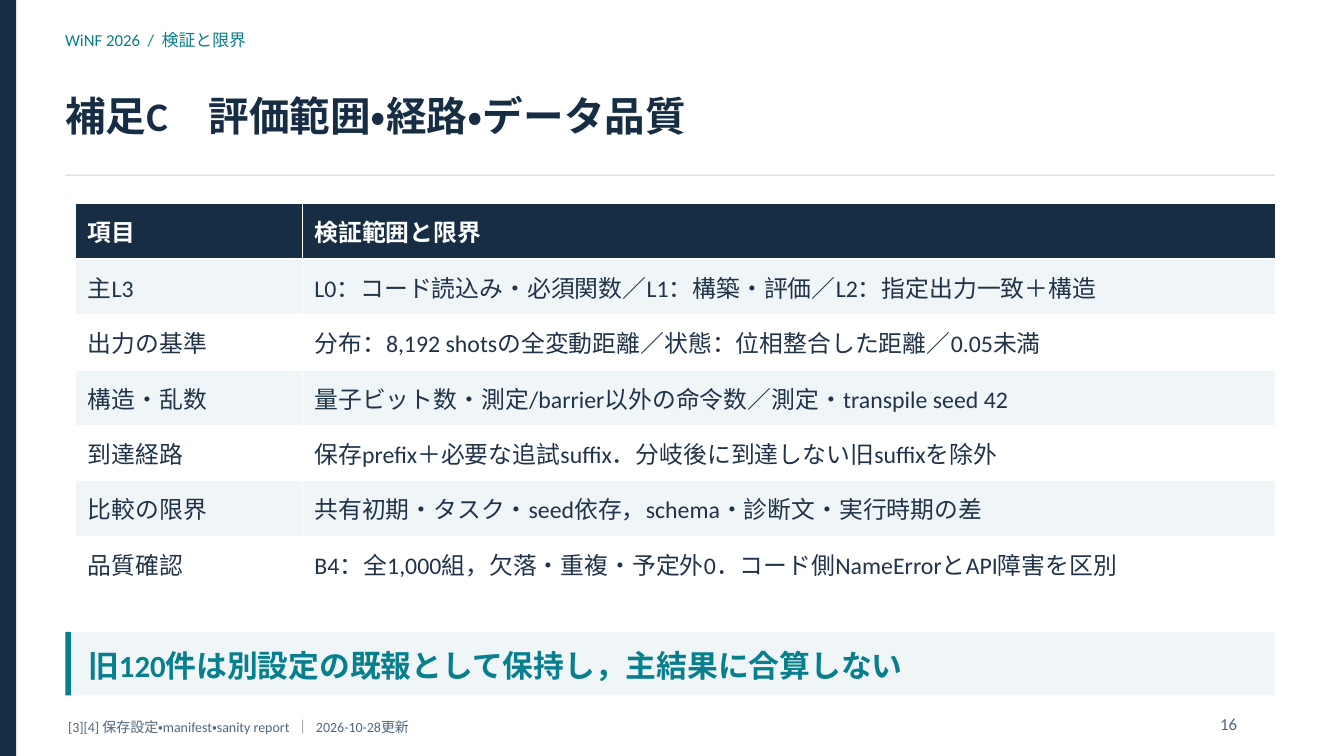
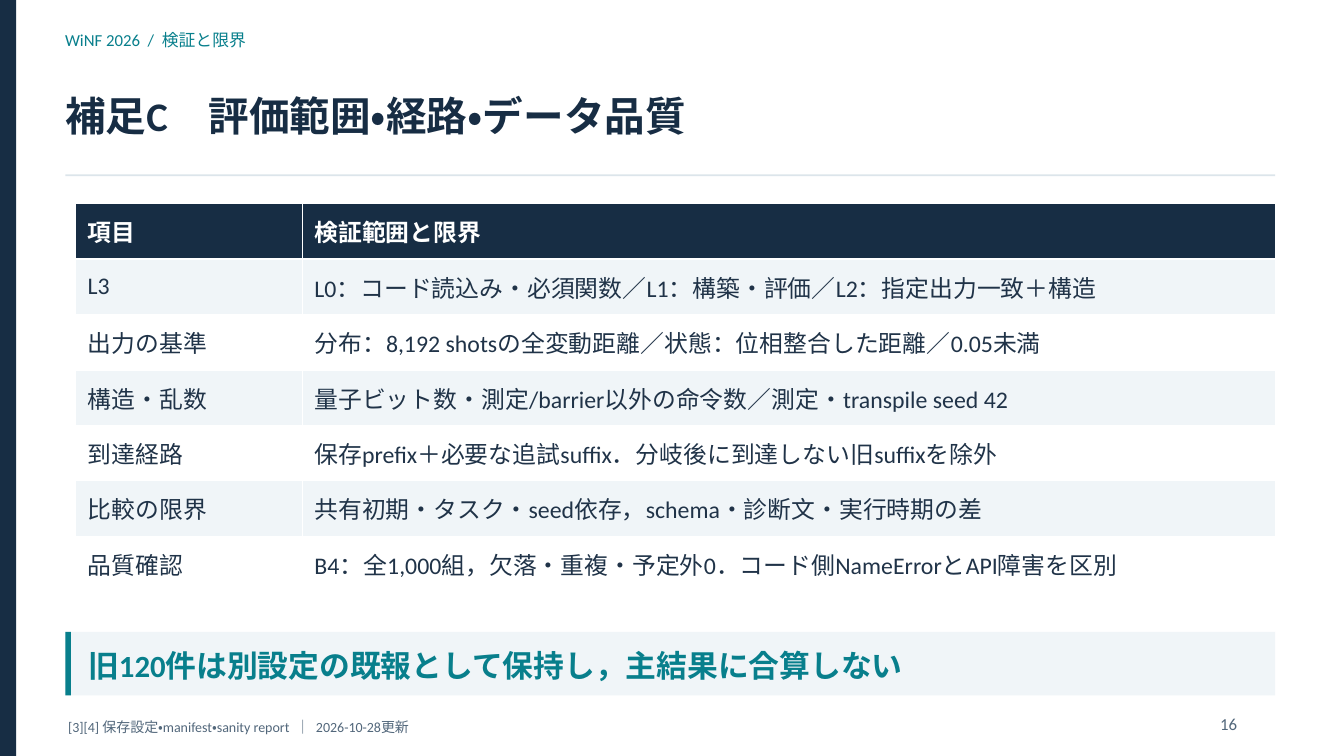
Before and after one commit to yuuma-ito/2026_ito_qLLM-ver3, a slide deck: slide 16 of docs/winf2026/slides/slides.pptx. Drawn at 1344x756 pixels with LibreOffice and Linux fonts; fonts in the diff are those of the drawing. Boxes give left, top, right and bottom in pixels: in the first picture for what was removed or moved away, otherwise in the second. Text is boxed around its words. In the diff, an @@ line names an element or a change of style, - is before the commit and + after.

Commit message:
docs: 評価表現をL3成功に統一し未定義変数の失敗分類を明記
卒論・要旨・発表資料と生成元の主L3表記を整理し、評価水準はL3、達成結果はL3成功とした。原因確認済みの旧unknown表記を実行時エラー（未定義変数）へ修正した。

Word・PowerPoint・PDFを再生成し、現行15成果物の旧表記残存なし、固定出典・集計値不変、図表・本文収録・体裁を検証した。指定フォント未導入による既存のPDF代替フォント制約は記録を維持した。

```diff
--- a/docs/winf2026/slides/slides.pptx
+++ b/docs/winf2026/slides/slides.pptx
@@ table at [76,204,1275,592] @@
-row 2, column 1: 主L3
+row 2, column 1: L3
```
Also in this commit, not shown: 2 other slides changed, 43 other files.
